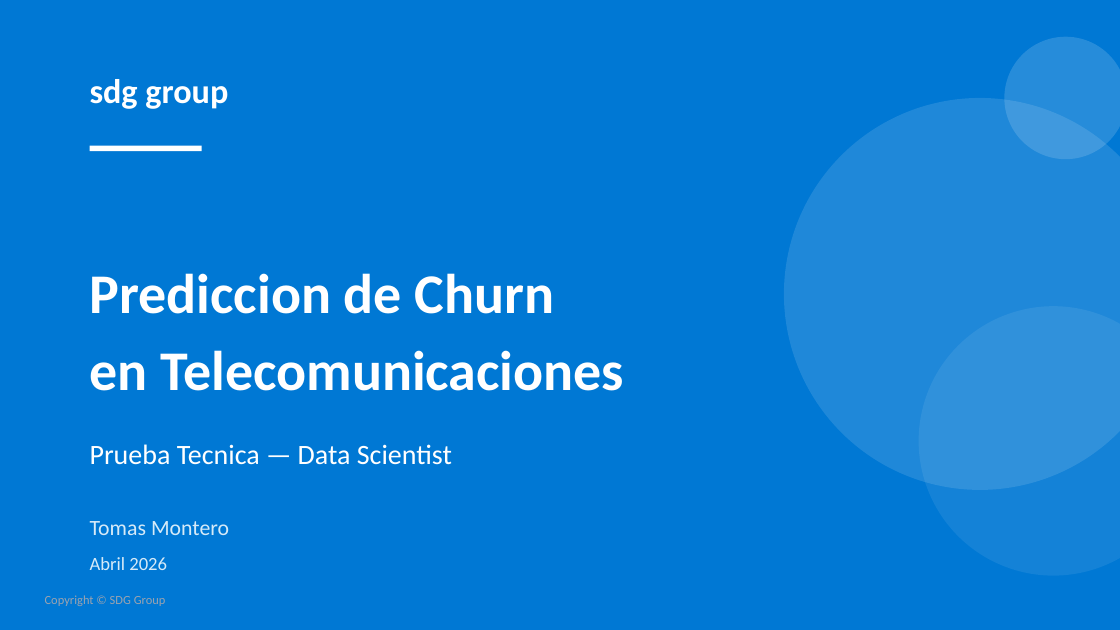
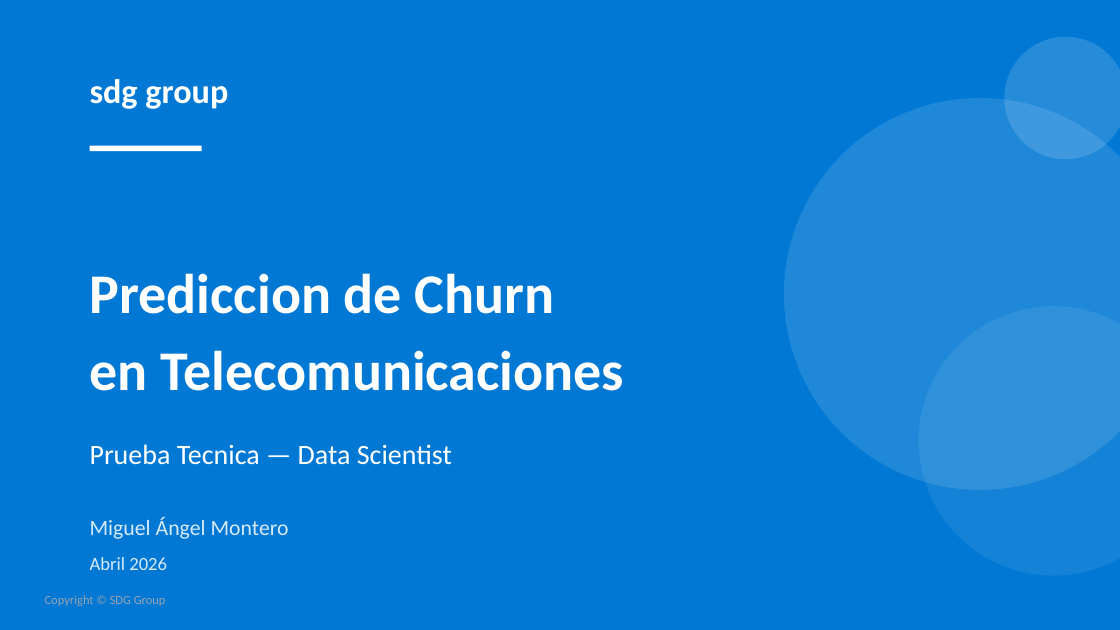
Before and after one commit to TomasUrban0/AI_Test_SDG, a slide deck: slide 1 of Presentacion_Churn_SDG.pptx. Drawn at 1120x630 pixels with LibreOffice and Linux fonts; fonts in the diff are those of the drawing. Boxes give left, top, right and bottom in pixels: in the first picture for what was removed or moved away, otherwise in the second. Text is boxed around its words. In the diff, an @@ line names an element or a change of style, - is before the commit and + after.

```diff
--- a/Presentacion_Churn_SDG.pptx
+++ b/Presentacion_Churn_SDG.pptx
@@ text at (x1=90, y1=517, x2=289, y2=539): text changed @@
-Tomas Montero
+Miguel Ángel Montero
```
Also in this commit, not shown: 10 other slides changed, 9 other files.
